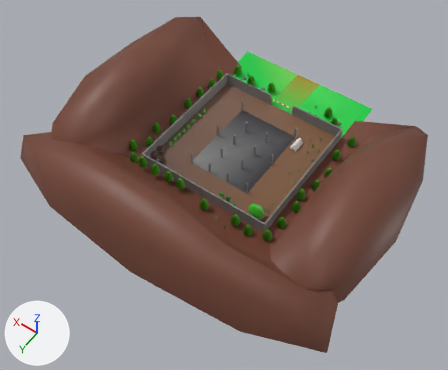
Before and after pictures for a commit that changed the glTF model assets/maps/EvrmHub.glb.
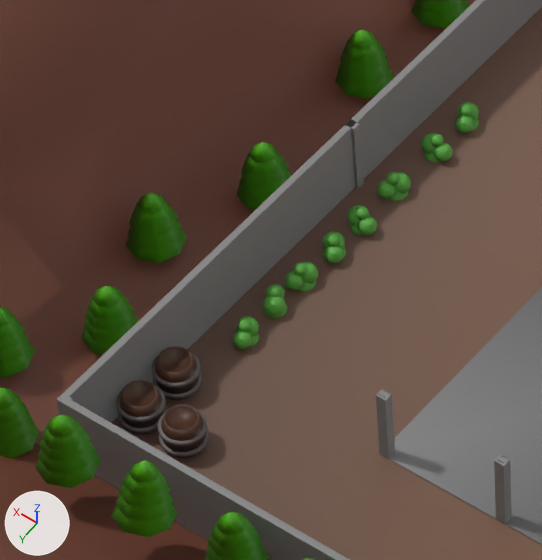
There are two pictures of each version: one whole from a 50 mm lens placed at (-50.2, 77.7, 105.6), pointed at (-3.3, 12.0, 2.4), one close up on the part from 30% to 48% of the width and 25% to 48% of the height. The axes (+X, +Y, +Z) are drawn at lower left. The lights are the same throughout. The older version's two pictures come first. Where no turn or scale is listed for an object, it has been applied to the vertices. Vertices at exactly the same position are counted once.

The scene before the commit, as lines of its bpy script (objects in view):
```python
ob_barel_001 = bpy.data.objects.new('Barel.001', me_cylinder)
ob_barel_001.location = (14.92, 13.05, 0.67)
ob_barel_002 = bpy.data.objects.new('Barel.002', me_cylinder_003)
ob_barel_002.location = (14.92, 11.16, 0.67)
ob_barel_003 = bpy.data.objects.new('Barel.003', me_cylinder_007)
ob_barel_003.location = (13.1, 13.05, 0.67)
ob_brush_002 = bpy.data.objects.new('Brush.002', me_sphere_001)
ob_brush_002.location = (14.42, 6.4, -0.1)
ob_brush_003 = bpy.data.objects.new('Brush.003', me_sphere_003)
ob_brush_003.location = (14.42, 4.83, -0.1)
ob_brush_004 = bpy.data.objects.new('Brush.004', me_sphere_009)
ob_brush_004.location = (14.42, -4.73, -0.1)
ob_brush_006 = bpy.data.objects.new('Brush.006', me_sphere_011)
ob_brush_006.location = (14.42, -2.83, -0.1)
ob_brush_007 = bpy.data.objects.new('Brush.007', me_sphere_015)
ob_brush_007.location = (14.42, 3.12, -0.1)
ob_brush_008 = bpy.data.objects.new('Brush.008', me_sphere_016)
ob_brush_008.location = (14.42, 1.56, -0.1)
# also in view: 'Icosphere' at (0.0, 27.2, 8.5); 'TreeLpr1.027' at (10.7, 17.7, 3.4); 'TreeLpr1.026' at (20.2, 14.0, 1.7); 'TreeLpr1.010' at (17.9, 11.0, 1.5); 'AbadonedBuiding' at (0.0, -0.4, 1.5)
```
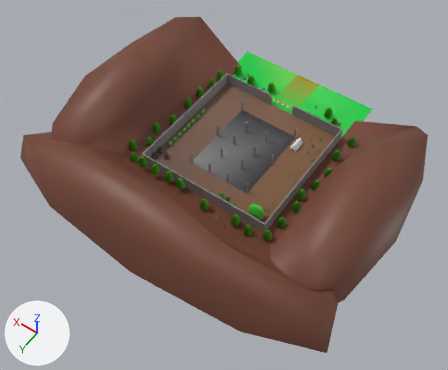
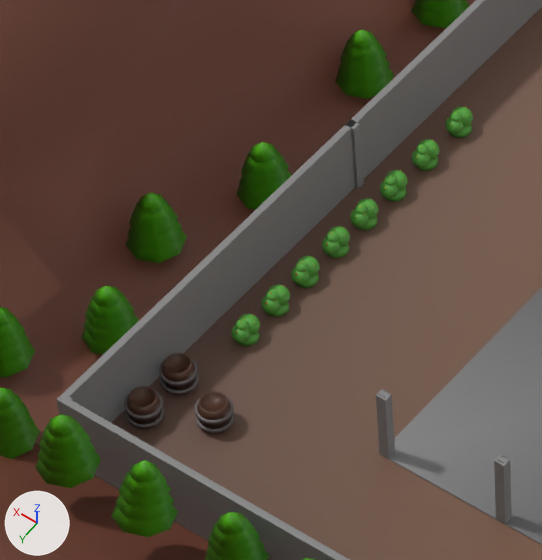
Patch to the scene script:
```diff
--- a/assets/maps/EvrmHub.glb.py
+++ b/assets/maps/EvrmHub.glb.py
@@ me_cylinder @@
-me_cylinder.from_pydata(...)  # 480 vertices, 892 faces; spans x -0.83..0.83, y -0.83..0.83, z -0.67..0.73
+me_cylinder.from_pydata(...)  # 480 vertices, 892 faces; spans x -0.66..0.66, y -0.17..1.14, z -0.01..1.1
+# me_cylinder part 1: the whole mesh is scaled about its middle by 0.792, then moved by (0.0, 0.48, 0.52)
 me_cylinder.materials.append(mat_material)
@@ me_cylinder_003 @@
-me_cylinder_003.from_pydata(...)  # 480 vertices, 892 faces; spans x -0.83..0.83, y -0.83..0.83, z -0.67..0.73
+me_cylinder_003.from_pydata(...)  # 480 vertices, 892 faces; spans x -0.66..0.66, y -0.17..1.14, z -0.01..1.1
+# me_cylinder_003 part 2: the whole mesh is scaled about its middle by 0.792, then moved by (0.0, 0.48, 0.52)
 me_cylinder_003.materials.append(mat_material)
@@ me_cylinder_007 @@
-me_cylinder_007.from_pydata(...)  # 480 vertices, 892 faces; spans x -0.83..0.83, y -0.83..0.83, z -0.67..0.73
+me_cylinder_007.from_pydata(...)  # 480 vertices, 892 faces; spans x -0.66..0.66, y -0.17..1.14, z -0.01..1.1
+# me_cylinder_007 part 3: the whole mesh is scaled about its middle by 0.792, then moved by (0.0, 0.48, 0.52)
 me_cylinder_007.materials.append(mat_material)
@@ ob_brush_002 @@
-ob_brush_002 = bpy.data.objects.new('Brush.002', me_sphere_001)
@@ ob_barel_001 @@
 ob_barel_001 = bpy.data.objects.new('Barel.001', me_cylinder)
-ob_barel_001.location = (14.92, 13.05, 0.67)
+ob_barel_001.location = (14.92, 12.43, 0.01)
@@ ob_brush_001 @@
 ob_brush_001.location = (14.42, 8.04, -0.1)
-ob_brush_001.rotation_euler = (0.0, 0.0, 1.942)  # degrees (0, 0, 111)
+ob_brush_001.rotation_euler = (0.0, 0.0, 1.571)  # degrees (0, 0, 90)
@@ ob_brush_003 @@
-ob_brush_003 = bpy.data.objects.new('Brush.003', me_sphere_003)
@@ ob_barel_002 @@
 ob_barel_002 = bpy.data.objects.new('Barel.002', me_cylinder_003)
-ob_barel_002.location = (14.92, 11.16, 0.67)
+ob_barel_002.location = (14.92, 10.58, 0.01)
@@ ob_barel_003 @@
 ob_barel_003 = bpy.data.objects.new('Barel.003', me_cylinder_007)
-ob_barel_003.location = (13.1, 13.05, 0.67)
+ob_barel_003.location = (12.84, 11.21, 0.01)
@@ ob_brush_004 @@
-ob_brush_004 = bpy.data.objects.new('Brush.004', me_sphere_009)
@@ ob_brush_005 @@
 ob_brush_005 = bpy.data.objects.new('Brush.005', me_sphere_010)
-ob_brush_005.location = (14.42, -0.52, -0.1)
-ob_brush_005.rotation_euler = (0.0, 0.0, 1.17)  # degrees (0, 0, 67)
+ob_brush_005.location = (14.42, -0.39, -0.1)
+ob_brush_005.rotation_euler = (0.0, 0.0, 1.571)  # degrees (0, 0, 90)
@@ ob_brush_006 @@
-ob_brush_006 = bpy.data.objects.new('Brush.006', me_sphere_011)
@@ ob_brush_007 @@
-ob_brush_007 = bpy.data.objects.new('Brush.007', me_sphere_015)
@@ ob_brush_008 @@
-ob_brush_008 = bpy.data.objects.new('Brush.008', me_sphere_016)
@@ ob_brushy_004 @@
+ob_brushy_004 = bpy.data.objects.new('BrushY.004', me_sphere_022)  # 496 vertices, 970 faces; spans x -0.467..0.419, y -0.542..0.625, z 0.173..1.159
+ob_brushy_004.location = (14.42, -4.28, -0.1)
@@ ob_brushy_003 @@
+ob_brushy_003 = bpy.data.objects.new('BrushY.003', me_sphere_022.copy())
+ob_brushy_003.location = (14.42, -2.27, -0.1)
@@ ob_brushy_001 @@
+ob_brushy_001 = bpy.data.objects.new('BrushY.001', me_sphere_022.copy())
+ob_brushy_001.location = (14.42, 1.32, -0.1)
@@ ob_brushr_004 @@
+ob_brushr_004 = bpy.data.objects.new('BrushR.004', me_sphere_011_1)  # 496 vertices, 970 faces; spans x -0.467..0.419, y -0.542..0.625, z 0.173..1.159
+ob_brushr_004.location = (14.42, 2.96, -0.1)
@@ ob_brushr_003 @@
+ob_brushr_003 = bpy.data.objects.new('BrushR.003', me_sphere_011_1.copy())
+ob_brushr_003.location = (14.42, 4.7, -0.1)
@@ ob_brushr_002 @@
+ob_brushr_002 = bpy.data.objects.new('BrushR.002', me_sphere_011_1.copy())
+ob_brushr_002.location = (14.42, 6.37, -0.1)
```

Boxes (x1, y1, x2, y2) around the edits, measured in the close-ups (542 x 560 px):
'Barel.003', moved, rescaled (22% narrower, 20% shorter): before (158, 404, 208, 458); after (195, 391, 234, 434)
'Barel.001', moved, rescaled (21% narrower, 22% shorter): before (116, 380, 167, 434); after (124, 387, 164, 429)
'Barel.002', moved, rescaled (20% narrower, 20% shorter): before (152, 346, 202, 400); after (159, 353, 199, 396)
'Brush.001', turned: before (233, 316, 259, 349); after (231, 314, 260, 346)
'Brush.005', moved, turned: before (377, 172, 411, 201); after (380, 170, 408, 202)
'Brush.003', deleted (green): before (285, 262, 318, 291)
'BrushR.002', added (green): after (261, 284, 290, 317)
'BrushR.003', added (green): after (291, 256, 320, 288)
'BrushR.004', added (green): after (322, 226, 350, 258)
'BrushY.001', added (green): after (350, 198, 379, 230)
'BrushY.003', added (green): after (411, 139, 440, 171)
'Brush.006', deleted (green): before (422, 133, 453, 162)
'BrushY.004', added (green): after (445, 107, 473, 138)
'Brush.008', deleted (green): before (347, 205, 377, 235)
'Brush.002', deleted (green): before (263, 284, 287, 318)
'Brush.007', deleted (green): before (322, 231, 346, 264)
'Brush.004', deleted (green): before (456, 102, 479, 133)
